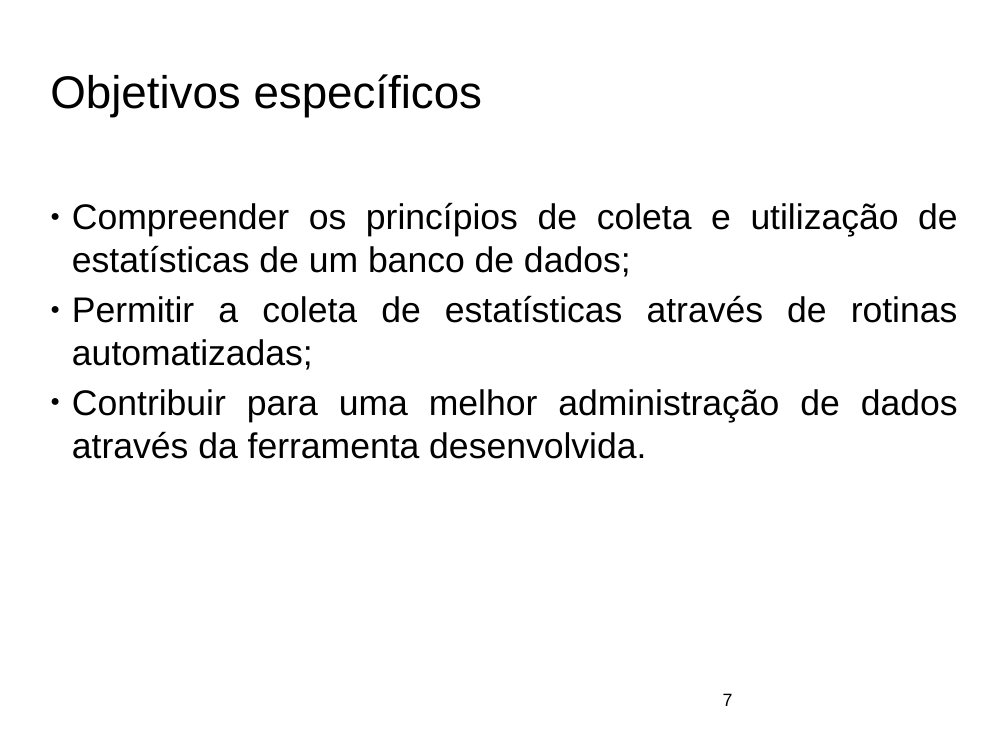
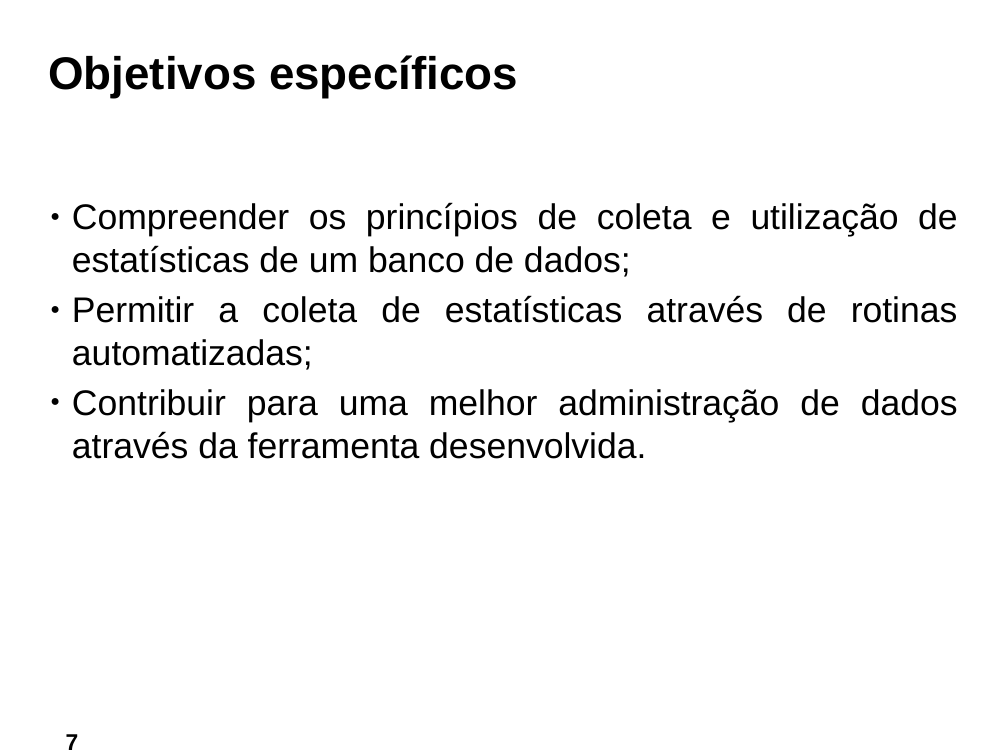
Before and after one commit to ftomasini/smdb, a slide deck: slide 7 of Documentos/FTOMASINI/FINAL/APRESENTACAO.odp. Drawn at 1008x756 pixels with LibreOffice and Linux fonts; fonts in the diff are those of the drawing; background and template pictures are left out. Boxes give left, top, right and bottom in pixels: in the first picture for what was removed or moved away, otherwise in the second. Text is boxed around its words. In the diff, an @@ line names an element or a change of style, - is before the commit and + after.

```diff
--- a/Documentos/FTOMASINI/FINAL/APRESENTACAO.odp
+++ b/Documentos/FTOMASINI/FINAL/APRESENTACAO.odp
@@ title "Objetivos específicos": place and size @@
-title "Objetivos específicos" at <box>50,74,483,117</box>
+title "Objetivos específicos" at <box>48,55,518,98</box>
@@ title "Objetivos específicos" at <box>48,55,518,98</box>: bold on @@
@@ page number: place and size @@
-page number at <box>723,693,733,706</box>
+page number at <box>66,734,79,750</box>
@@ page number at <box>66,734,79,750</box>: size 14 to 18 pt, bold on; alignment left to centre @@
```
Also in this commit, not shown: 13 other slides changed, 13 slides added, 14 slides removed, 1 other file.
